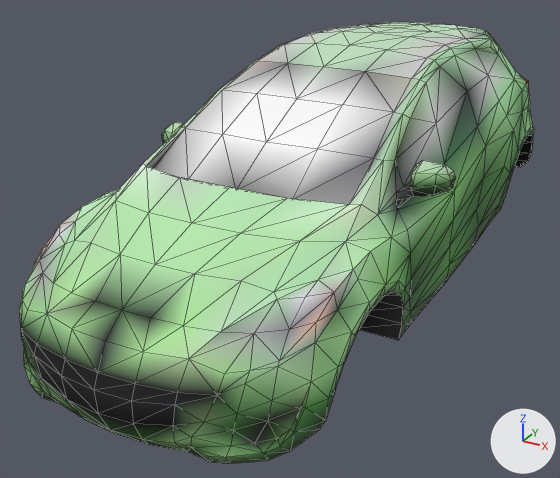
The glTF model public/models/cars/hybrid.glb, before and after one commit.
Both versions are drawn from a 50 mm camera at (1.88, -4.17, 2.28) aimed at (-0.21, -0.36, 0.38). Arrows for +X, +Y and +Z are at lower right; the lights stay in place. The picture after the commit comes second. Mesh edges are drawn as thin lines. Vertices at exactly the same position are counted once.

The first picture shows 'hybrid'.
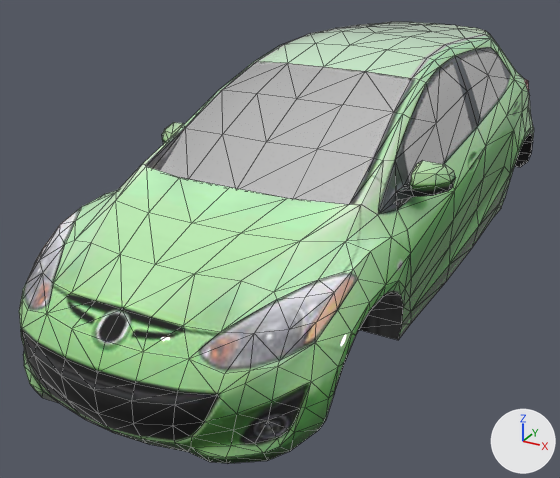
Boxes (x1, y1, x2, y2) around the edits, measured in the pictures (560 x 478 px):
'hybrid', surface changed, recoloured: (19, 22, 534, 464) in both
part 2 of me_hybrid, recoloured: (19, 22, 534, 463) in both
part 3 of me_hybrid, recoloured: (21, 135, 533, 461) in both
part 4 of me_hybrid, recoloured: (20, 92, 533, 464) in both

What changed in the scene script:
```text
Add img_image_0:
    img_image_0 = load_image('Image_0', '_unpacked/Image_0', 512, 512, 'sRGB')
Add img_image_1:
    img_image_1 = load_image('Image_1', '_unpacked/Image_1', 256, 256, 'Non-Color')
Change mat_npcbody:
    remove # nodes: BsdfPrincipled, OutputMaterial, VertexColor
    nodes: BsdfPrincipled, Mix, OutputMaterial, SeparateColor, TexImage x2, VertexColor
    uses the picture img_image_0
    uses the picture img_image_1
Change me_hybrid:
    where me_hybrid.from_pydata(...)  # 599 vertices, 1194 faces; spans x -0.88..0.88, y -2.27..2.27, z 0.23..1.51
    used by ob_hybrid; location = (0.0, 0.0, 0.0)
    me_hybrid part 1: texture (UV) coordinates changed
    me_hybrid part 2: 594 faces centred in x -0.87..0.87, y -2.2..2.25, z 0.27..1.5 are repainted in the vertex colours; the middle colour goes from green #a6d19a to white #ffffff
    me_hybrid part 3: 245 faces centred in x -0.86..0.86, y -2.26..2.23, z 0.23..1.02 are repainted in the vertex colours; the middle colour goes from black #0a0b0a to white #ffffff
    me_hybrid part 4: 343 faces centred in x -0.88..0.88, y -2.22..2.26, z 0.23..1.39 are repainted in the vertex colours; the middle colour goes from dark green #3f523b to white #ffffff
```
